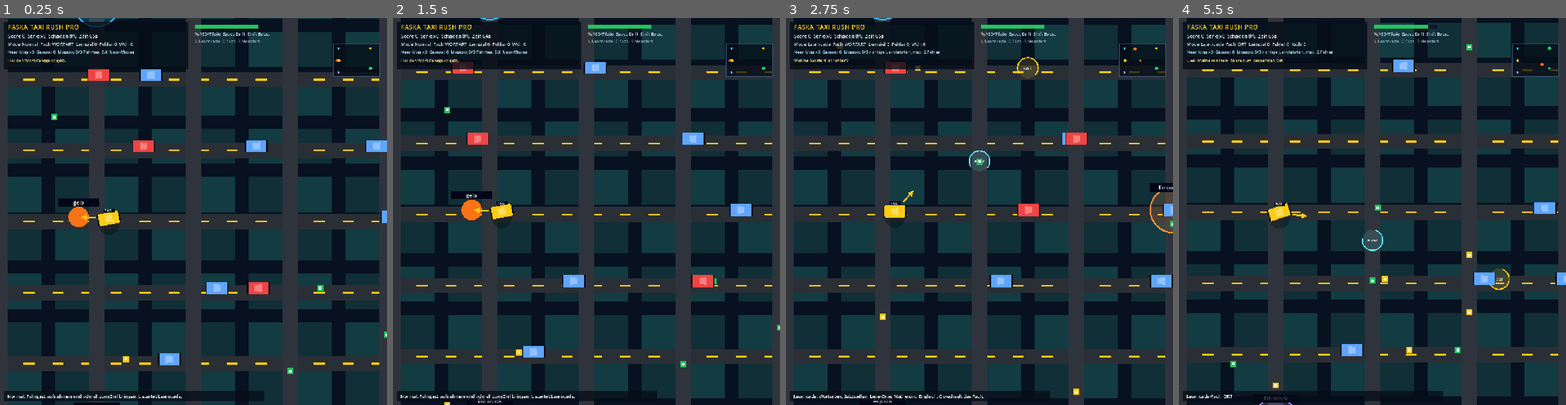
Above: before the commit, frames 1-4 (left to right).
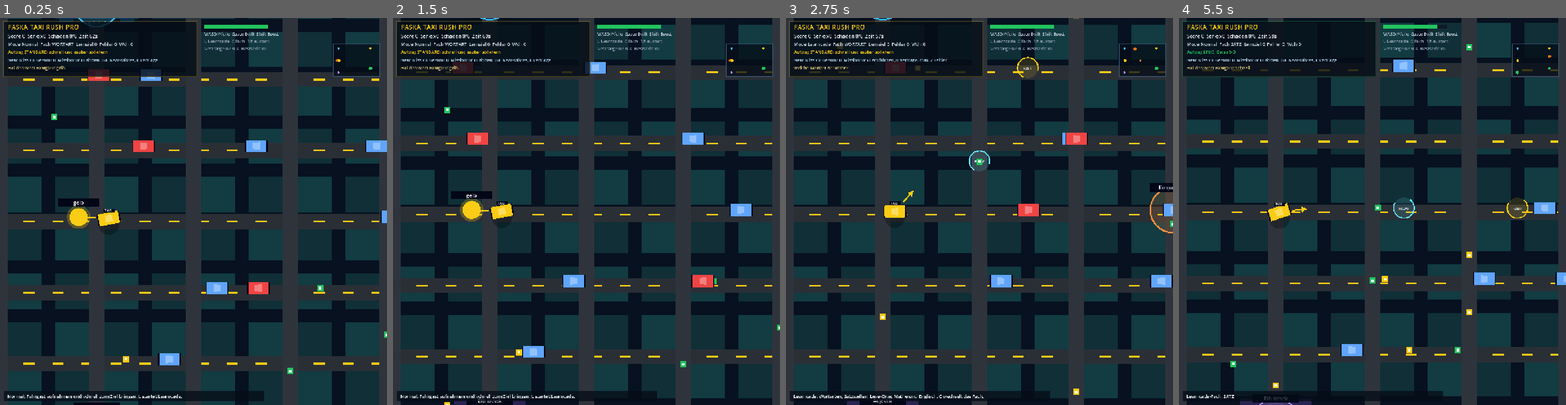
Above: after the commit, the same moments.

Repository: ralfarminkirchner-netizen/faska-flow-pro
Game: Godot game, scene res://scenes/main.tscn
Same seed, same stepped clock (60 frames per second), same inputs: the game is played once before the commit and once after it.
Inputs (mouse positions are in pixels of both pictures, inside the frame that each line leads up to):
- Up to frame 1 (0.25 s): no input
- Up to frame 2 (1.5 s): tap Enter at 0.5 s; drag from (586, 211) to (625, 126) at 0.52 s; drag from (509, 230) to (567, 288) at 1.27 s
- Up to frame 3 (2.75 s): move the mouse to (1018, 126) at 2.02 s; hold D from 2.03 s (still down); tap R at 2.1 s; tap L at 2.3 s
- Up to frame 4 (5.5 s): release D at 2.75 s; drag from (1353, 288) to (1256, 153) at 2.77 s; move the mouse to (1488, 269) at 3.52 s; hold A 3.53-4.25 s; tap C at 3.6, 5.3 s; tap Space at 3.77 s; tap R at 3.8 s; drag from (1256, 153) to (1314, 114) at 4.27 s; move the mouse to (1391, 211) at 5.02 s; hold S from 5.03 s (still down); hold Shift from 5.03 s (still down); click (1391, 211) at 5.17 s

The runs differ from the first frame. In frame 1, 2.3% of the frame differs, in the area x 0-72%, y 0-55%; in frame 2, 2.5%; in frame 3, 2.3%; in frame 4, 3.5%, in the area x 0-97%, y 0-100%.

Commit message:
feat(taxi): add contract-driven fare loop

Diff:
--- a/godot/faska-taxi-rush/scripts/main.gd
+++ b/godot/faska-taxi-rush/scripts/main.gd
@@ -8,6 +8,14 @@
 const ROAD_SPACING_Y := 235.0
 const ROAD_OFFSET_Y := 250.0
 const ROAD_HALF_WIDTH := 34.0
+
+const CONTRACTS := [
+	{"id": "standard", "label": "STANDARD", "time": 1.0, "tip": 1.0, "color": "#facc15", "goal": "schnell und sauber abliefern"},
+	{"id": "express", "label": "EXPRESS", "time": 0.74, "tip": 1.38, "color": "#ef4444", "goal": "mit viel Restzeit ankommen"},
+	{"id": "fragile", "label": "VORSICHT", "time": 1.08, "tip": 1.28, "color": "#a78bfa", "goal": "ohne neuen Schaden fahren"},
+	{"id": "flow", "label": "LINIE", "time": 0.95, "tip": 1.22, "color": "#22c55e", "goal": "Route-Gates mitnehmen"},
+	{"id": "stunt", "label": "STUNT", "time": 0.92, "tip": 1.34, "color": "#38bdf8", "goal": "driften oder knapp vorbeiziehen"},
+]
 
 const WORD_TASKS := [
 	{"word": "Hund", "kind": "Nomen", "role": "WER", "place": "Park", "sentence": "Der __ bellt laut.", "clue": "ein Tier im Park"},
@@ -191,12 +199,21 @@
 var lesson_index := 0
 var passenger_onboard := false
 var current_task: Dictionary = {}
+var current_contract: Dictionary = {}
 var passenger_pos := Vector2.ZERO
 var destination: Dictionary = {}
 var repeat_queue := []
 var traffic := []
 var pickups := []
 var route_gates := []
+var route_gate_hits := 0
+var fare_start_damage := 0
+var fare_start_near_misses := 0
+var fare_start_route_hits := 0
+var fare_drift_points := 0
+var contract_successes := 0
+var contract_failures := 0
+var best_streak := 0
 var message := "FASKA Taxi: Fahrgaeste aufnehmen, driften, sauber abliefern."
 var message_timer := 4.0
 var camera := Vector2.ZERO
@@ -228,11 +245,23 @@
 	damage = 0
 	crash_cooldown = 0.0
 	offroad_timer = 0.0
+	elapsed = 0.0
 	deliveries = 0
 	learn_hits = 0
 	mistakes = 0
+	mode_learn = false
+	lesson_index = 0
 	passenger_onboard = false
 	route_gates.clear()
+	route_gate_hits = 0
+	fare_start_damage = 0
+	fare_start_near_misses = 0
+	fare_start_route_hits = 0
+	fare_drift_points = 0
+	contract_successes = 0
+	contract_failures = 0
+	best_streak = 0
+	repeat_queue.clear()
 	spawn_passenger()
 	spawn_traffic()
 	spawn_pickups()
@@ -241,11 +270,18 @@
 
 func spawn_passenger() -> void:
 	current_task = _next_task()
+	current_contract = _next_contract()
 	passenger_onboard = false
 	passenger_pos = random_road_point(190.0)
 	destination = _destination_for_task(current_task)
 	build_route_gates(passenger_pos)
-	fare_timer = 66.0
+	var ride_distance := passenger_pos.distance_to(Vector2(destination["pos"]))
+	var base_time := clampf(34.0 + ride_distance / 72.0, 48.0, 86.0)
+	fare_timer = clampf(base_time * float(current_contract.get("time", 1.0)), 30.0, 92.0)
+	fare_start_damage = damage
+	fare_start_near_misses = near_miss_total
+	fare_start_route_hits = route_gate_hits
+	fare_drift_points = 0
 
 func _next_task() -> Dictionary:
 	var lesson: String = String(LESSONS[lesson_index]) if mode_learn else "NORMAL"
@@ -261,6 +297,12 @@
 	var task: Dictionary = pool[int(randi() % pool.size())].duplicate(true)
 	task["repeat"] = false
 	return task
+
+func _next_contract() -> Dictionary:
+	if mode_learn and learn_hits < 2:
+		return CONTRACTS[0].duplicate(true)
+	var index := int(randi() % CONTRACTS.size())
+	return CONTRACTS[index].duplicate(true)
 
 func _task_pool_for_lesson() -> Array:
 	if not mode_learn:
@@ -460,6 +502,11 @@
 	else:
 		boost = min(100.0, boost + 10.5 * delta + drift * 0.08 * delta)
 	drift = absf(steer) * maxf(0.0, velocity.length() - 175.0) if handbrake else maxf(0.0, drift - 125.0 * delta)
+	if passenger_onboard and drift > 70.0:
+		var drift_gain := int(delta * drift * 0.24)
+		if drift_gain > 0:
+			fare_drift_points += drift_gain
+			score += mini(4, drift_gain)
 	car_pos += velocity * delta
 	car_pos.x = clampf(car_pos.x, 80.0, WORLD_SIZE.x - 80.0)
 	car_pos.y = clampf(car_pos.y, 90.0, WORLD_SIZE.y - 90.0)
@@ -534,6 +581,7 @@
 	if fare_timer <= 0.0:
 		streak = 0
 		score = max(0, score - 120)
+		contract_failures += 1
 		mistakes += 1 if mode_learn else 0
 		_queue_repeat_current()
 		_set_message("Zu spaet. Neuer Fahrgast wartet.")
@@ -557,24 +605,34 @@
 
 func _finish_delivery() -> void:
 	var time_bonus := int(maxf(0.0, fare_timer) * 4.0)
-	var drift_bonus := int(minf(250.0, drift))
+	var drift_bonus := int(minf(280.0, float(fare_drift_points) * 1.4))
 	var grade := delivery_grade()
-	score += 260 + time_bonus + drift_bonus + streak * 80 + grade_bonus_for(grade)
+	var contract_ok := contract_met()
+	var base_reward := 260 + time_bonus + drift_bonus + streak * 80 + grade_bonus_for(grade)
+	if contract_ok:
+		contract_successes += 1
+		base_reward += contract_bonus_for(grade)
+	else:
+		contract_failures += 1
+		base_reward = maxi(70, base_reward - 90)
+	score += int(float(base_reward) * float(current_contract.get("tip", 1.0)))
 	streak += 1
+	best_streak = maxi(best_streak, streak)
 	deliveries += 1
 	if mode_learn:
 		learn_hits += 1
 		if current_task.get("repeat", false):
 			score += 120
-		_set_message("%s-Rang: %s -> %s. Lernserie %d." % [grade, current_task["word"], destination["label"], learn_hits])
+		_set_message("%s %s: %s -> %s. Lernserie %d." % [contract_label(), grade, current_task["word"], destination["label"], learn_hits])
 	else:
-		_set_message("%s-Rang: %s abgeliefert nach %s. Serie x%d." % [grade, current_task["word"], destination["label"], streak])
+		_set_message("%s %s: %s nach %s. Serie x%d." % [contract_label(), grade, current_task["word"], destination["label"], streak])
 	spawn_passenger()
 
 func _wrong_delivery(dest: Dictionary) -> void:
 	score = max(0, score - 95)
 	streak = 0
 	mistakes += 1
+	contract_failures += 1
 	_queue_repeat_current()
 	damage = min(MAX_DAMAGE - 1, damage + 1)
 	fare_timer = maxf(14.0, fare_timer - 8.0)
@@ -594,6 +652,51 @@
 	if fare_timer > 20.0:
 		return "B"
 	return "C"
+
+func contract_label() -> String:
+	return String(current_contract.get("label", "STANDARD"))
+
+func contract_color() -> Color:
+	return Color.html(String(current_contract.get("color", "#facc15")))
+
+func contract_met() -> bool:
+	var id := String(current_contract.get("id", "standard"))
+	match id:
+		"express":
+			return fare_timer >= 16.0
+		"fragile":
+			return damage <= fare_start_damage
+		"flow":
+			return route_gate_hits - fare_start_route_hits >= 3
+		"stunt":
+			return near_miss_total - fare_start_near_misses >= 2 or fare_drift_points >= 80
+		_:
+			return true
+
+func contract_bonus_for(grade: String) -> int:
+	var bonus := 220
+	match grade:
+		"S":
+			bonus += 260
+		"A":
+			bonus += 170
+		"B":
+			bonus += 90
+	return bonus
+
+func contract_progress_text() -> String:
+	var id := String(current_contract.get("id", "standard"))
+	match id:
+		"express":
+			return "Restzeit %ds / Ziel 16s" % int(fare_timer)
+		"fragile":
+			return "Schaden seit Start %d" % maxi(0, damage - fare_start_damage)
+		"flow":
+			return "Gates %d/3" % clampi(route_gate_hits - fare_start_route_hits, 0, 3)
+		"stunt":
+			return "Near %d/2 · Drift %d/80" % [clampi(near_miss_total - fare_start_near_misses, 0, 2), clampi(fare_drift_points, 0, 80)]
+		_:
+			return String(current_contract.get("goal", "schnell abliefern"))
 
 func grade_bonus_for(grade: String) -> int:
 	match grade:
@@ -664,6 +767,7 @@
 			continue
 		if Vector2(gate["pos"]).distance_to(car_pos) < 62.0:
 			gate["taken"] = true
+			route_gate_hits += 1
 			if gate["kind"] == "time":
 				fare_timer = minf(76.0, fare_timer + 5.5)
 				score += 85
@@ -679,6 +783,7 @@
 
 func _draw() -> void:
 	draw_city()
+	draw_landmarks()
 	draw_destinations()
 	draw_route_gates()
 	draw_pickups()
@@ -711,6 +816,30 @@
 		var road_x := vertical_start + float(x) * ROAD_SPACING_X
 		draw_rect(Rect2(road_x - 25.0, 0.0, 50.0, size.y), Color.html("#2f343c"), true)
 
+func draw_landmarks() -> void:
+	var font := get_theme_default_font()
+	for dest in normal_destinations():
+		var p := world_to_screen(Vector2(dest["pos"]))
+		var label := String(dest["label"])
+		var color: Color = dest["color"]
+		if label == "Park":
+			draw_rect(Rect2(p + Vector2(-112, -80), Vector2(224, 160)), Color(0.08, 0.42, 0.18, 0.56), true)
+			for i in range(5):
+				draw_circle(p + Vector2(-70 + i * 36, -28 + sin(float(i)) * 18), 20.0, Color.html("#16a34a"))
+		elif label == "Bibliothek":
+			draw_rect(Rect2(p + Vector2(-118, -76), Vector2(236, 152)), Color(0.24, 0.18, 0.43, 0.62), true)
+			for i in range(4):
+				draw_rect(Rect2(p + Vector2(-82 + i * 44, -34), Vector2(22, 68)), Color(0.80, 0.72, 1.0, 0.24), true)
+		elif label == "Schule":
+			draw_rect(Rect2(p + Vector2(-120, -72), Vector2(240, 144)), Color(0.62, 0.42, 0.08, 0.54), true)
+			draw_polygon(PackedVector2Array([p + Vector2(-132, -72), p + Vector2(0, -128), p + Vector2(132, -72)]), PackedColorArray([Color(0.92, 0.66, 0.18, 0.52)]))
+		else:
+			draw_rect(Rect2(p + Vector2(-126, -62), Vector2(252, 124)), Color(0.05, 0.24, 0.39, 0.6), true)
+			for i in range(3):
+				draw_rect(Rect2(p + Vector2(-78 + i * 58, -92), Vector2(34, 44)), Color(0.56, 0.82, 1.0, 0.24), true)
+		draw_rect(Rect2(p + Vector2(-78, 50), Vector2(156, 26)), Color(0.02, 0.05, 0.09, 0.74), true)
+		draw_string(font, p + Vector2(-68, 69), label, HORIZONTAL_ALIGNMENT_CENTER, 136.0, 14, Color(color.r, color.g, color.b, 0.96))
+
 func draw_destinations() -> void:
 	var font := get_theme_default_font()
 	for dest in active_destinations():
@@ -747,7 +876,9 @@
 		return
 	var font := get_theme_default_font()
 	var p := world_to_screen(passenger_pos)
-	draw_circle(p, 34.0, Color.html("#f97316"))
+	var contract_c := contract_color()
+	draw_circle(p, 39.0, Color(contract_c.r, contract_c.g, contract_c.b, 0.26))
+	draw_circle(p, 30.0, contract_c)
 	draw_rect(Rect2(p + Vector2(-68, -62), Vector2(136, 27)), Color.html("#020617"), true)
 	var label: String = String(current_task["word"])
 	if current_task.get("repeat", false):
@@ -809,16 +940,20 @@
 
 func draw_hud() -> void:
 	var font := get_theme_default_font()
-	draw_rect(Rect2(12, 12, 610, 158), Color(0.02, 0.05, 0.09, 0.80), true)
+	var contract_c := contract_color()
+	draw_rect(Rect2(12, 12, 640, 182), Color(0.02, 0.05, 0.09, 0.82), true)
+	draw_rect(Rect2(12, 12, 640, 182), Color(contract_c.r, contract_c.g, contract_c.b, 0.22), false, 2.0)
 	draw_string(font, Vector2(26, 38), "FASKA TAXI RUSH PRO", HORIZONTAL_ALIGNMENT_LEFT, -1, 22, Color.html("#facc15"))
 	draw_string(font, Vector2(26, 66), "Score %d  Serie x%d  Schaden %d/%d  Zeit %ds" % [score, streak, damage, MAX_DAMAGE, int(fare_timer)], HORIZONTAL_ALIGNMENT_LEFT, -1, 16, Color.html("#f8fafc"))
 	draw_string(font, Vector2(26, 92), "Mode %s  Fach %s  Lernziel %d  Fehler %d  Wdh %d" % ["Learncade" if mode_learn else "Normal", LESSONS[lesson_index], learn_hits, mistakes, repeat_queue.size()], HORIZONTAL_ALIGNMENT_LEFT, -1, 15, Color.html("#cbd5e1"))
-	draw_string(font, Vector2(26, 118), "Near Miss x%d  Gesamt %d  Mission: %s" % [near_miss_chain, near_miss_total, mission_text()], HORIZONTAL_ALIGNMENT_LEFT, -1, 14, Color.html("#bae6fd"))
-	draw_string(font, Vector2(26, 146), _objective_text(), HORIZONTAL_ALIGNMENT_LEFT, -1, 14, Color.html("#fde68a"))
-	draw_rect(Rect2(646, 22, 210, 14), Color.html("#111827"), true)
-	draw_rect(Rect2(646, 22, 210.0 * boost / 100.0, 14), Color.html("#22c55e"), true)
-	draw_string(font, Vector2(646, 58), "WASD/Pfeile  Space Drift  Shift Boost", HORIZONTAL_ALIGNMENT_LEFT, -1, 14, Color.html("#cbd5e1"))
-	draw_string(font, Vector2(646, 82), "L Learncade  C Fach  R Neustart", HORIZONTAL_ALIGNMENT_LEFT, -1, 14, Color.html("#94a3b8"))
+	draw_string(font, Vector2(26, 118), "Auftrag %s: %s" % [contract_label(), contract_progress_text()], HORIZONTAL_ALIGNMENT_LEFT, -1, 14, contract_c)
+	draw_string(font, Vector2(26, 144), "Near Miss x%d  Gesamt %d  Mission: %s" % [near_miss_chain, near_miss_total, mission_text()], HORIZONTAL_ALIGNMENT_LEFT, -1, 14, Color.html("#bae6fd"))
+	draw_string(font, Vector2(26, 170), _objective_text(), HORIZONTAL_ALIGNMENT_LEFT, -1, 14, Color.html("#fde68a"))
+	draw_rect(Rect2(676, 22, 210, 14), Color.html("#111827"), true)
+	draw_rect(Rect2(676, 22, 210.0 * boost / 100.0, 14), Color.html("#22c55e"), true)
+	draw_string(font, Vector2(676, 58), "WASD/Pfeile  Space Drift  Shift Boost", HORIZONTAL_ALIGNMENT_LEFT, -1, 14, Color.html("#cbd5e1"))
+	draw_string(font, Vector2(676, 82), "L Learncade  C Fach  R Neustart", HORIZONTAL_ALIGNMENT_LEFT, -1, 14, Color.html("#94a3b8"))
+	draw_string(font, Vector2(676, 106), "Vertraege %d✓/%d✕  Bestserie x%d" % [contract_successes, contract_failures, best_streak], HORIZONTAL_ALIGNMENT_LEFT, -1, 14, Color.html("#94a3b8"))
 	if message_timer > 0.0:
 		draw_rect(Rect2(12.0, size.y - 46.0, min(size.x - 24.0, 860.0), 32.0), Color(0.02, 0.05, 0.09, 0.78), true)
 		draw_string(font, Vector2(24.0, size.y - 23.0), message, HORIZONTAL_ALIGNMENT_LEFT, -1, 15, Color.html("#f8fafc"))
@@ -874,8 +1009,8 @@
 
 func mission_text() -> String:
 	if mode_learn:
-		return "%d/5 richtige Lernfahrten, max. 2 Fehler" % learn_hits
-	return "%d/3 Fahrten, %d/6 Near-Misses" % [deliveries, near_miss_total]
+		return "%d/5 Lernfahrten, %d Vertrage, max. 2 Fehler" % [learn_hits, contract_successes]
+	return "%d/3 Fahrten, %d/6 Near-Misses, %d Vertrage" % [deliveries, near_miss_total, contract_successes]
 
 func _set_message(text: String) -> void:
 	message = text
Not shown, changed: src/components/games/godot/FaskaTaxiRushGodot.jsx
Not shown, changed: src/components/hub/GameEngineHub.jsx
